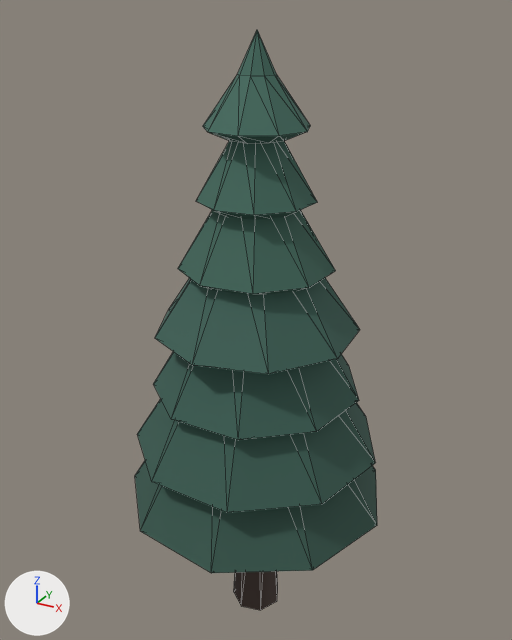
The glTF model gallery/tree_pine.glb as it was, and as the next commit left it.
Before and after are seen from a 50 mm camera at (4.1, -7.48, 8.42) aimed at (-0.11, 0.17, 4.6). Every picture has the same lights, and +X, +Y and +Z are marked at lower left. The picture after the commit comes second. Mesh edges are drawn as thin lines. Vertices at exactly the same position are counted once.

Names of what the first picture shows: 'tree'.
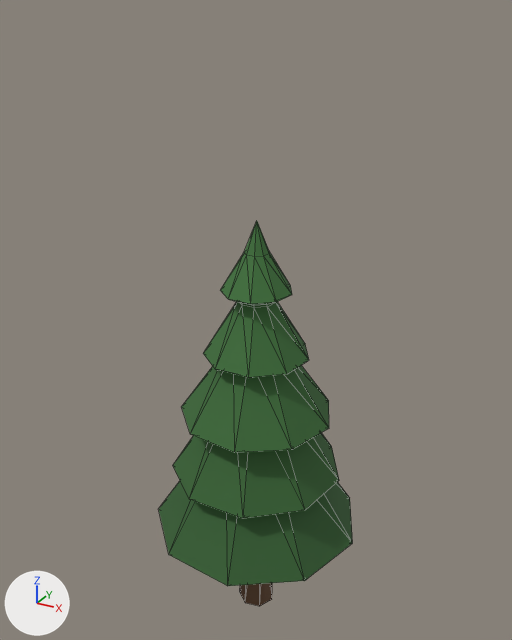
What differs and where, as boxes (x1, y1, x2, y2) in the pictures (512 x 640 px; the box of a moved part takes in the faces that stretch with it):
'tree', reshaped (20% narrower, 34% shorter)
    before: (135, 30, 377, 610)
    after: (159, 221, 352, 606)
part 1 of me_tree, moved or reshaped
    before: (234, 571, 278, 610)
    after: (240, 583, 272, 606)
part 2 of me_tree, moved or reshaped
    before: (137, 399, 375, 513)
    after: (173, 433, 339, 519)
part 3 of me_tree, moved or reshaped
    before: (178, 210, 336, 296)
    after: (182, 365, 329, 453)
part 4 of me_tree, moved or reshaped
    before: (153, 352, 359, 440)
    after: (220, 221, 292, 306)
part 5 of me_tree, rebuilt
    before: (135, 461, 377, 573)
    after: (159, 481, 352, 586)
part 6 of me_tree, added (green)
    after: (203, 302, 309, 378)
part 7 of me_tree, deleted (green)
    before: (203, 30, 310, 144)
part 8 of me_tree, deleted (green)
    before: (196, 141, 317, 220)
part 9 of me_tree, deleted (green)
    before: (155, 278, 360, 374)

The change in detail:
me_tree is used by ob_tree; location (0.0, 0.0, 0.0).
me_tree had 211 vertices, 336 faces and spanned x -1.73..1.83, y -1.8..1.81, z 0.0..8.21.
me_tree now has 155 vertices, 246 faces and spans x -1.43..1.48, y -1.44..1.47, z 0.0..6.03.
me_tree part 1: the loose piece of 15 vertices spanning x -0.32..0.36, y -0.35..0.35, z 0.0..2.78 is scaled about the mesh origin by 0.75.
me_tree part 2: the loose piece of 28 vertices spanning x -1.65..1.69, y -1.63..1.7, z 2.52..6.09 is turned 3.5 degrees about the z axis through its middle and scaled by 0.71, then moved by (-0.01, -0.01, -0.88).
me_tree part 3: the loose piece of 28 vertices spanning x -1.0..0.96, y -0.97..0.99, z 5.22..7.36 is scaled about its middle by (-1.06, 1.06, 0.95), then moved by (0.04, 0.0, -2.17).
me_tree part 4: the loose piece of 28 vertices spanning x -1.39..1.39, y -1.33..1.41, z 3.42..6.51 is scaled about its middle by 0.336, then moved by (0.0, -0.03, 0.55).
me_tree part 5: the loose piece of 28 vertices spanning x -1.73..1.83, y -1.8..1.81, z 1.61..5.66 is rebuilt with 28 vertices and now spans x -1.43..1.48, y -1.44..1.47, z 1.21..4.25.
me_tree part 6: a new loose piece of 28 vertices spanning x -0.71..0.7, y -0.68..0.72, z 4.05..5.59, in mat_material_1.
me_tree part 7: the loose piece of 28 vertices spanning x -0.61..0.65, y -0.64..0.64, z 7.02..8.21 is deleted.
me_tree part 8: the loose piece of 28 vertices spanning x -0.74..0.71, y -0.72..0.74, z 6.12..7.79 is deleted.
Part 9, on me_tree:
28 vertices are removed from x -1.34..1.3, y -1.34..1.3, z 4.32..6.94.
45 faces are deleted.
